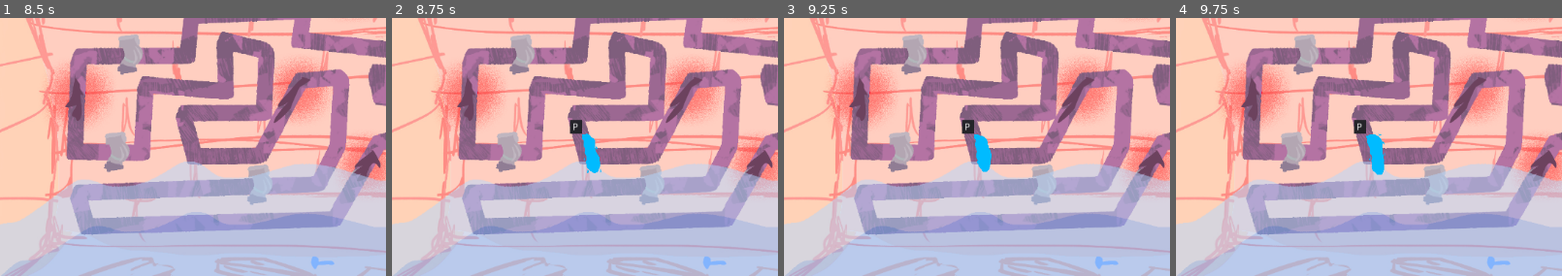
Above: before the commit, frames 1-4 (left to right).
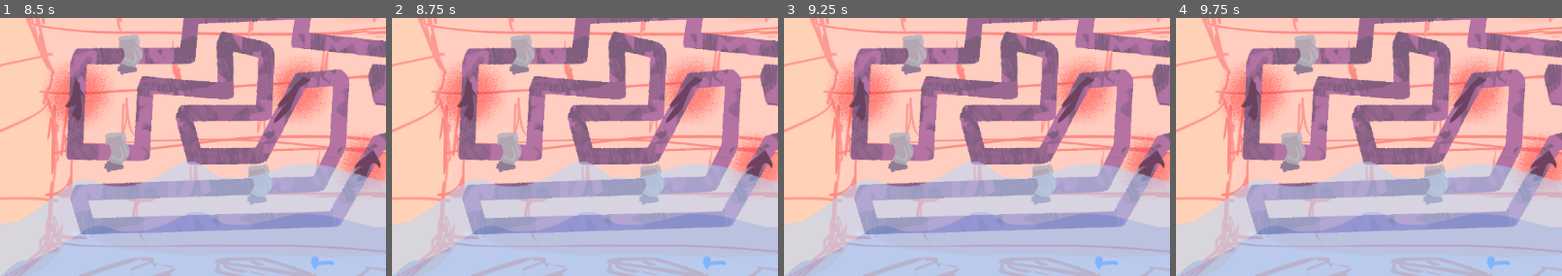
Above: after the commit, the same moments.

Repository: batomow/COMPILER
Game: Godot game, scene res://Main Scenes/MainMenu/MainMenu.tscn
The game is run twice, just before and just after one commit, with the same random seed, the same clock (stepped at 60 frames per second) and the same inputs.
Inputs:
- Up to frame 1 (8.5 s): click "Play" at 0.5 s; click "Menu" at 1.25 s; tap Enter at 2, 3.5, 5 s; tap Space at 2.75, 4.25, 5.75 s
- Up to frame 2 (8.75 s): no input
- Up to frame 3 (9.25 s): no input
- Up to frame 4 (9.75 s): no input
The pictures show only the part of the screen within x 9-59%, y 27-77%; the shares and areas given below are measured in that part.

Frame 1 is identical in both runs. In frame 2, 0.7% of the frame differs, in the area x 45-55%, y 39-61%; in frame 3, 0.7%; in frame 4, 0.7%.
Error after the commit: Parse Error: The class "GameManager" conflicts with the AutoLoad singleton of the same name, and is therefore redundant. Remove the class_name declaration to f…

Commit message:
Add Difficulty & GameManager

Diff:
--- a/Main Scenes/Game/Game.tscn
+++ b/Main Scenes/Game/Game.tscn
@@ -29,14 +29,19 @@
 onready var letter_stack:Array = range(0,26)
 onready var position_stack:Array = range(0, points_size)
 
+var fugas_counter:int = 0
+var un_pressed_keys:Array = []
+var pressed_keys:Array = []
+
 func _ready():
-	early_timer.start()
 	randomize()
 	letter_stack.shuffle()
 	position_stack.shuffle()
+	early_timer.start()
 
 func _on_EarlyGame_timeout():
 	mid_timer.start()
+	_on_Leak_timeout()
 	leak_timer.start()
 
 func _on_MidGame_timeout():
@@ -48,6 +53,8 @@
 func _on_Leak_timeout():
 	if letter_stack.empty() or position_stack.empty():
 		return
+	if (GameManager.difficulty == 0 && fugas_counter > 5) || (GameManager.difficulty == 1 && fugas_counter > 12):
+		return
 	var new_fuga = base_fuga.instance()
 	fuga_container.add_child(new_fuga)
 	new_fuga.position = points[position_stack.front()]
@@ -56,7 +63,8 @@
 	letter_stack.pop_front()
 	new_fuga.state = new_fuga.states.spawn
 	new_fuga.name = new_fuga.letter
-
+	fugas_counter += 1
+	un_pressed_keys.push_back(new_fuga.letter)
 
 "
 
@@ -110,7 +118,7 @@
 texture = ExtResource( 4 )
 
 [node name="EarlyGame" type="Timer" parent="."]
-wait_time = 5.0
+wait_time = 3.0
 one_shot = true
 
 [node name="MidGame" type="Timer" parent="."]
--- a/Main Scenes/Game/InGameMenu.tscn
+++ b/Main Scenes/Game/InGameMenu.tscn
@@ -4,10 +4,12 @@
 script/source = "extends MenuButton
 
 func _ready():
+# warning-ignore:return_value_discarded
 	get_popup().connect(\"id_pressed\", self, \"_on_item_pressed\")
 
 func _on_item_pressed(id:int):
 	match(id):
+# warning-ignore:return_value_discarded
 		1 : get_tree().change_scene(\"res://Main Scenes/MainMenu/MainMenu.tscn\")
 		2 : get_tree().quit()"
 
--- /dev/null
+++ b/Main Scenes/Global/GameManager.tscn
@@ -0,0 +1,14 @@
+[gd_scene load_steps=2 format=2]
+
+[sub_resource type="GDScript" id=1]
+script/source = "extends Node
+
+class_name GameManager
+
+# warning-ignore:unused_class_variable
+export (int, \"Easy\", \"Normal\", \"Hard\") var difficulty
+
+"
+
+[node name="GameManager" type="Node"]
+script = SubResource( 1 )
--- a/Main Scenes/MainMenu/MainMenu.tscn
+++ b/Main Scenes/MainMenu/MainMenu.tscn
@@ -7,6 +7,7 @@
 
 
 func _on_Play_pressed():
+# warning-ignore:return_value_discarded
 	get_tree().change_scene(\"res://Main Scenes/Game/Game.tscn\")
 "
 
@@ -18,6 +19,7 @@
 
 
 func _on_Credits_pressed():
+# warning-ignore:return_value_discarded
 	get_tree().change_scene(\"res://Main Scenes/MainMenu/Credits.tscn\")
 "
 
--- a/project.godot
+++ b/project.godot
@@ -19,6 +19,10 @@
 run/main_scene="res://Main Scenes/MainMenu/MainMenu.tscn"
 config/icon="res://icon.png"
 
+[autoload]
+
+GameManager="*res://Main Scenes/Global/GameManager.tscn"
+
 [display]
 
 window/size/width=1080
